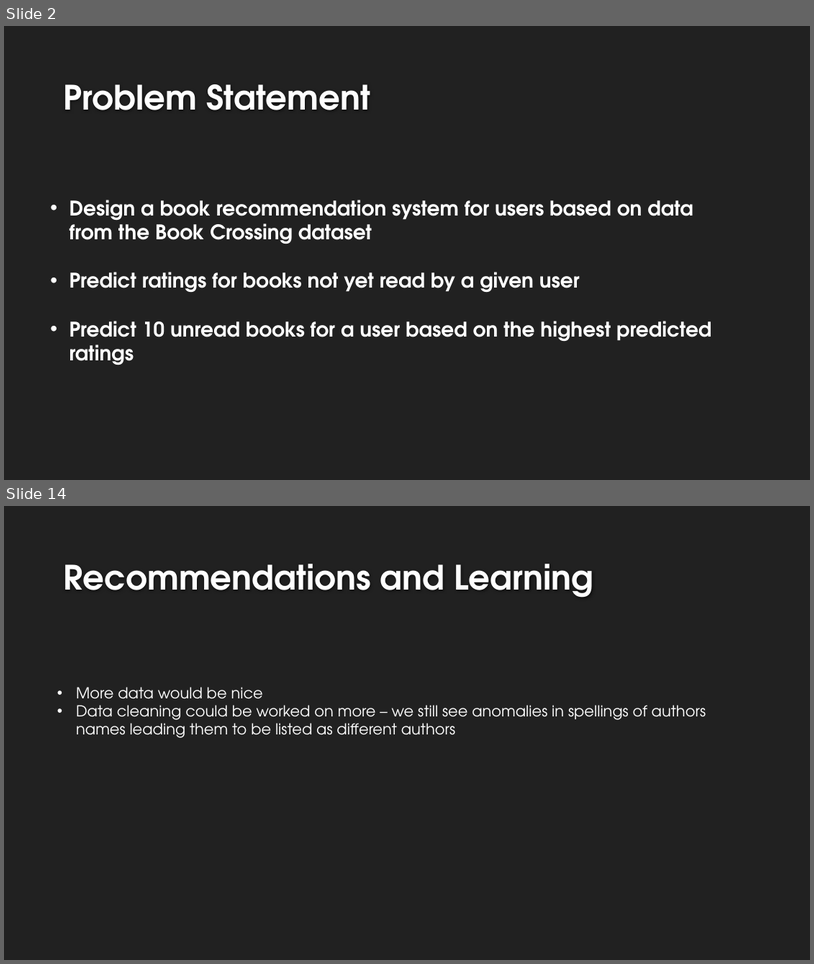
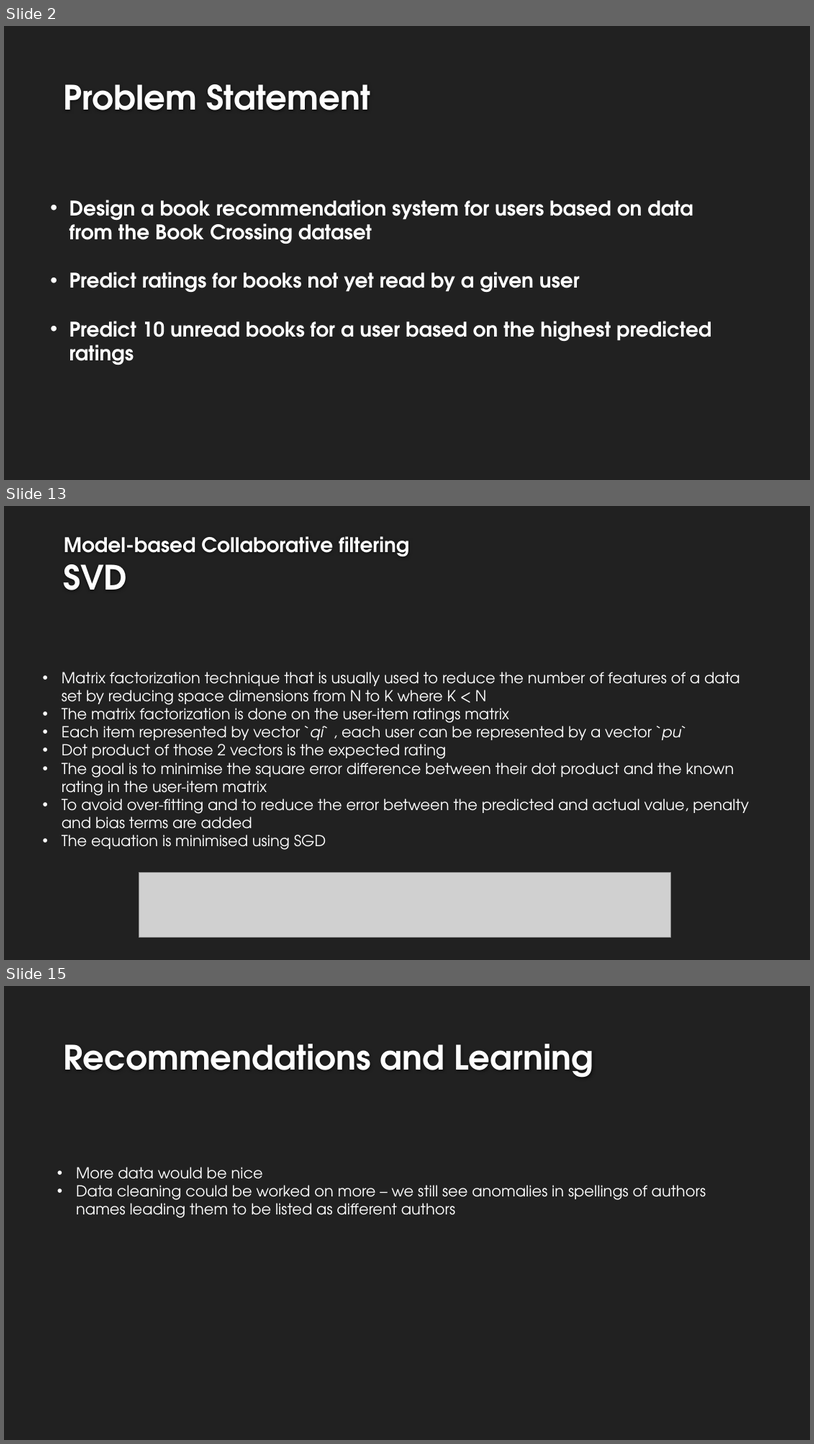
Before and after one commit to GoldbergData/Machine-Learning-Book-Ratings, a slide deck: Presentation.pptx. Shown one above the other, each under a label of ours: slides 2 and 14 before the commit, slides 2, 13 and 15 after it; the slides between them are not shown. The pictures are 814x964 and 814x1444 pixels, drawn with LibreOffice and Linux fonts; fonts in the diff are those of the drawing; grey boxes stand for pictures; background and template pictures are left out. Boxes give left, top, right and bottom in pixels: in the first picture for what was removed or moved away, otherwise in the second. Text is boxed around its words. In the diff, an @@ line names an element or a change of style, - is before the commit and + after.

```diff
--- a/Presentation.pptx
+++ b/Presentation.pptx
@@ slide 13 added at <box>4,506,810,960</box>, background #212121 @@
@@ title added at <box>64,536,409,590</box>, 24 pt, text #FEFEFE, bold @@
+Model-based Collaborative filtering
+SVD
@@ text added at <box>62,672,749,849</box>, 18 pt, text #FFFFFF @@
+• Matrix factorization technique that is usually used to reduce the number of features of a data set by reducing space dimensions from N to K where K < N
+• The matrix factorization is done on the user-item ratings matrix
+• Each item represented by vector `qi` , each user can be represented by a vector `pu`
+• Dot product of those 2 vectors is the expected rating
+• The goal is to minimise the square error difference between their dot product and the known rating in the user-item matrix
+• To avoid over-fitting and to reduce the error between the predicted and actual value, penalty and bias terms are added
+• The equation is minimised using SGD
@@ picture added at <box>139,872,671,937</box> @@
@@ what was slide 14 is now slide 15 @@
```
Also in this commit, not shown: 10 slides changed, 1 other slide added, 1 slide removed.
